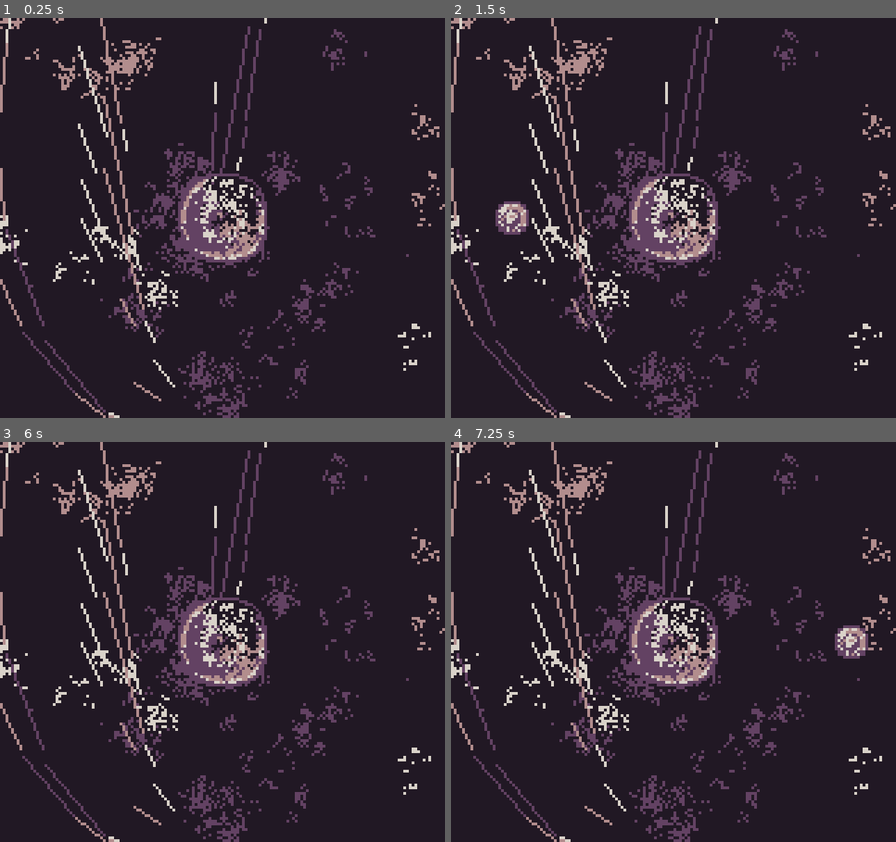
Above: before the commit, frames 1-4 (two rows, left to right).
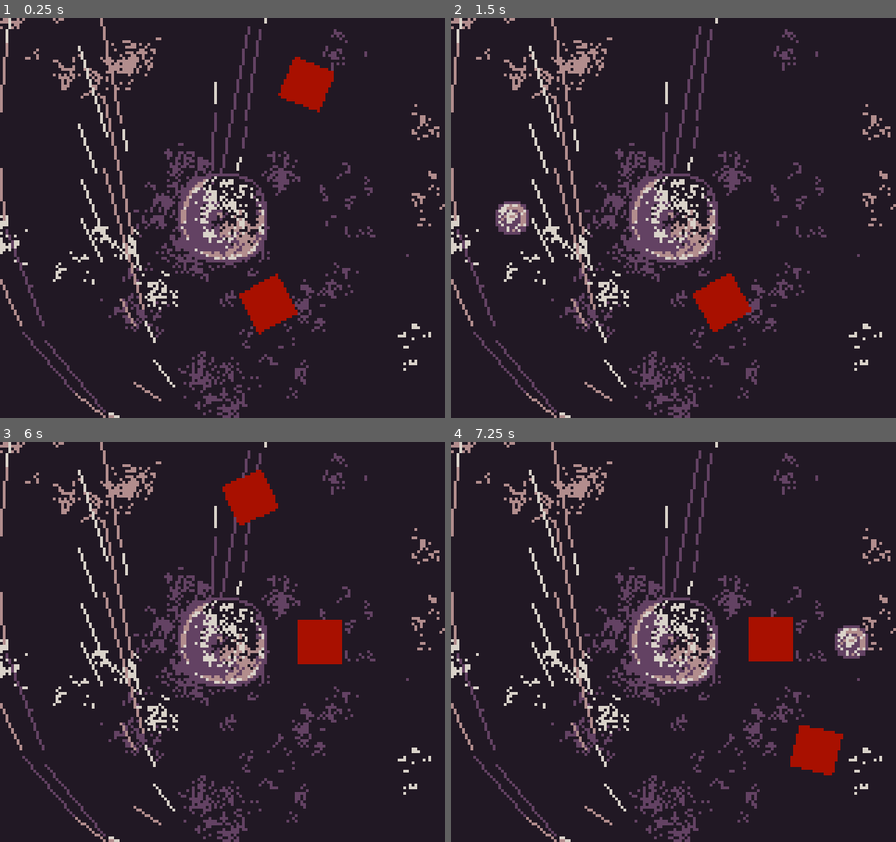
Above: after the commit, the same moments.

Repository: sym-z/gbjam-12
Game: Godot game, scene res://scenes/load_scene.tscn
Same seed, same stepped clock (60 frames per second), same inputs: the game is played once before the commit and once after it.
Inputs:
- Up to frame 1 (0.25 s): no input
- Up to frame 2 (1.5 s): tap Enter (START) at 0.5 s; hold D (DPAD-RIGHT) 0.53-1.28 s; tap L (A) at 0.6 s; tap K (B) at 0.8, 1.35 s; hold S (DPAD-DOWN) from 1.28 s (still down)
- Up to frame 3 (6 s): tap L (A) at 1.55, 2.1, 3.05, 4.55, 5.1 s; release S (DPAD-DOWN) at 2.03 s; hold D (DPAD-RIGHT) 2.03-2.78 s; tap K (B) at 2.3, 2.85, 3.8, 5.3, 5.85 s; hold W (DPAD-UP) 2.78-3.53 s; hold A (DPAD-LEFT) 3.53-5.03 s; tap Shift (SELECT) at 3.6 s; tap Enter (START) at 4.25, 4.35, 5, 5.75 s; hold S (DPAD-DOWN) 5.03-5.78 s; hold D (DPAD-RIGHT) from 5.78 s (still down)
- Up to frame 4 (7.25 s): tap L (A) at 6.05, 6.6 s; release D (DPAD-RIGHT) at 6.53 s; hold W (DPAD-UP) from 6.53 s (still down); tap K (B) at 6.8 s

The runs differ from the first frame. In frame 1, 2.2% of the frame differs, in the area x 53-75%, y 9-80%; in frame 2, 1.1%; in frame 3, 2.2%, in the area x 50-77%, y 6-56%; in frame 4, 2.2%.

Commit message:
New enemy types
Radial and Pathfollowing enemies added. No attacks have been programmed for them yet, not sure if I want to make them worth a ton of points and just leave, or if the player can die to them. I think I will make attacks for them, or have them deal eventual contact damage, especially in the Radial case.

Diff:
--- a/game-files/scenes/level_one.tscn
+++ b/game-files/scenes/level_one.tscn
@@ -1,9 +1,11 @@
-[gd_scene load_steps=6 format=3 uid="uid://d164o0t7vod04"]
+[gd_scene load_steps=9 format=3 uid="uid://d164o0t7vod04"]
 
 [ext_resource type="Script" path="res://scripts/level_one.gd" id="1_bmkg0"]
 [ext_resource type="Texture2D" uid="uid://doudup5mvad4r" path="res://sprites/placeholder-background.png" id="2_gsi3j"]
 [ext_resource type="PackedScene" uid="uid://cf6ar5dxqu7h2" path="res://scenes/goodguy.tscn" id="3_6i0ce"]
+[ext_resource type="PackedScene" uid="uid://0rxultecbvo7" path="res://scenes/worse_guy.tscn" id="5_cb4va"]
 [ext_resource type="Texture2D" uid="uid://drss4k4hdm2rj" path="res://sprites/dummy-enemy.png" id="5_cdm3v"]
+[ext_resource type="PackedScene" uid="uid://c2ajpu1p3djgq" path="res://scenes/radial_guy.tscn" id="6_p2mir"]
 
 [sub_resource type="SpriteFrames" id="SpriteFrames_s2qrt"]
 animations = [{
@@ -15,6 +17,12 @@
 "name": &"default",
 "speed": 5.0
 }]
+
+[sub_resource type="Curve2D" id="Curve2D_bbhxf"]
+_data = {
+"points": PackedVector2Array(2.91352, 6.62164, -2.91352, -6.62164, 90, 16.0869, 0, 0, 0, 0, 118, 23.3359, 0, 0, 0, 0, 132, 36.7984, 0, 0, 0, 0, 141, 69.9367, 0, 0, 0, 0, 131, 111.36, 0, 0, 0, 0, 110, 124.822, 0, 0, 0, 0, 69, 130, 0, 0, 0, 0, 38, 117.573, 0, 0, 0, 0, 29, 98.9328, -1.05946, 6.8572, 1.05946, -6.8572, 25, 69.9367, 0, 0, 0, 0, 32, 48.1897, 0, 0, 0, 0, 41, 31.6205, 0, 0, 0, 0, 54, 22.3003, 0, 0, 0, 0, 71, 16.0869, 0, 0, 0, 0, 90, 16.0869)
+}
+point_count = 15
 
 [node name="Level One" type="Node2D" node_paths=PackedStringArray("player", "Nmark", "Smark", "Emark", "Wmark", "spawn_clock")]
 script = ExtResource("1_bmkg0")
@@ -64,4 +72,15 @@
 [node name="Spawn Timer" type="Timer" parent="."]
 autostart = true
 
+[node name="Worse Guy Path" type="Path2D" parent="."]
+position = Vector2(-3.8147e-06, 4.46574)
+scale = Vector2(1, 0.965648)
+curve = SubResource("Curve2D_bbhxf")
+
+[node name="Worse Guy" parent="Worse Guy Path" instance=ExtResource("5_cb4va")]
+position = Vector2(90, 16.0869)
+rotation = -1.9853
+
+[node name="Radial Guy" parent="." instance=ExtResource("6_p2mir")]
+
 [connection signal="timeout" from="Spawn Timer" to="." method="_on_spawn_timer_timeout"]
--- /dev/null
+++ b/game-files/scenes/radial_guy.tscn
@@ -0,0 +1,32 @@
+[gd_scene load_steps=5 format=3 uid="uid://c2ajpu1p3djgq"]
+
+[ext_resource type="Texture2D" uid="uid://drss4k4hdm2rj" path="res://sprites/dummy-enemy.png" id="1_77bqn"]
+[ext_resource type="Script" path="res://scripts/radial_guy.gd" id="1_346tb"]
+
+[sub_resource type="SpriteFrames" id="SpriteFrames_bipq6"]
+animations = [{
+"frames": [{
+"duration": 1.0,
+"texture": ExtResource("1_77bqn")
+}],
+"loop": true,
+"name": &"default",
+"speed": 5.0
+}]
+
+[sub_resource type="RectangleShape2D" id="RectangleShape2D_ojjiy"]
+size = Vector2(16, 16)
+
+[node name="Radial Guy" type="Node2D" node_paths=PackedStringArray("body")]
+script = ExtResource("1_346tb")
+body = NodePath("Guy")
+
+[node name="Guy" type="Node2D" parent="."]
+
+[node name="AnimatedSprite2D" type="AnimatedSprite2D" parent="Guy"]
+sprite_frames = SubResource("SpriteFrames_bipq6")
+
+[node name="Hit Box" type="Area2D" parent="Guy" groups=["Enemies"]]
+
+[node name="CollisionShape2D" type="CollisionShape2D" parent="Guy/Hit Box"]
+shape = SubResource("RectangleShape2D_ojjiy")
--- /dev/null
+++ b/game-files/scenes/worse_guy.tscn
@@ -0,0 +1,29 @@
+[gd_scene load_steps=5 format=3 uid="uid://0rxultecbvo7"]
+
+[ext_resource type="Texture2D" uid="uid://drss4k4hdm2rj" path="res://sprites/dummy-enemy.png" id="1_05wgw"]
+[ext_resource type="Script" path="res://scripts/worse_guy.gd" id="1_gvq31"]
+
+[sub_resource type="SpriteFrames" id="SpriteFrames_pvh5r"]
+animations = [{
+"frames": [{
+"duration": 1.0,
+"texture": ExtResource("1_05wgw")
+}],
+"loop": true,
+"name": &"default",
+"speed": 5.0
+}]
+
+[sub_resource type="RectangleShape2D" id="RectangleShape2D_xaq4j"]
+size = Vector2(16, 16)
+
+[node name="Worse Guy" type="PathFollow2D"]
+script = ExtResource("1_gvq31")
+
+[node name="AnimatedSprite2D" type="AnimatedSprite2D" parent="."]
+sprite_frames = SubResource("SpriteFrames_pvh5r")
+
+[node name="Hit Box" type="Area2D" parent="." groups=["Enemies"]]
+
+[node name="CollisionShape2D" type="CollisionShape2D" parent="Hit Box"]
+shape = SubResource("RectangleShape2D_xaq4j")
--- a/game-files/scripts/level_one.gd
+++ b/game-files/scripts/level_one.gd
@@ -45,10 +45,10 @@
 	pass
 func position_actors():
 	### ASSIGN VALUES FOR POSITIONING ###
-	SCREENX = get_viewport_rect().size.x
-	SCREENY = get_viewport_rect().size.y
-	CENTERX = get_viewport_rect().size.x / 2
-	CENTERY = get_viewport_rect().size.y / 2
+	SCREENX = floor(get_viewport_rect().size.x)
+	SCREENY = floor(get_viewport_rect().size.y)
+	CENTERX = floor(get_viewport_rect().size.x / 2)
+	CENTERY = floor(get_viewport_rect().size.y / 2)
 
 	### CENTER PLAYER ###
 	player.position.y = CENTERY
--- /dev/null
+++ b/game-files/scripts/radial_guy.gd
@@ -0,0 +1,42 @@
+extends Node2D
+@export var speed : int = 5
+@export var direction : Vector2 = Vector2.ZERO
+### CIRCLING ENEMY ###
+# FOLLOWS SET CIRCULAR PATH
+# TODO: ATTACK PLAYER OR LEAVE
+
+@export var damage : int = 1
+@export var health : int = 1
+@export var score_value : int = 5
+@export var radius : int = 35
+# What is being rotated
+@export var body : Node2D
+
+func _ready():
+	### ASSIGN VALUES FOR POSITIONING ###
+	var CENTERX = get_viewport_rect().size.x / 2
+	var CENTERY = get_viewport_rect().size.y / 2
+	# Align Orbit
+	### USED THIS FOR HELP ###
+	### https://forum.godotengine.org/t/how-to-make-ideal-circle-path2d-in-simple-way/26750 ###
+	position = Vector2(CENTERX,CENTERY)
+	body.position = Vector2(radius, 0)
+
+	pass
+
+func _process(delta):
+	move(delta)
+
+func move(delta):
+	rotation += speed * delta
+
+func destroy(killed):
+	if(killed):
+		Globals.SCORE += score_value
+		print("Score: ", Globals.SCORE)
+	queue_free()
+
+func hurt(dam):
+	health -= dam
+	if health <= 0:
+		destroy(true)
--- /dev/null
+++ b/game-files/scripts/worse_guy.gd
@@ -0,0 +1,31 @@
+### PATH FOLLOWING ENEMY ###
+# REQUIRES A PARENT PATH2D NODE
+# FOLLOWS GIVEN PATH
+# TODO: ATTACK PLAYER OR LEAVE
+
+extends PathFollow2D
+@export var speed : int = 100
+@export var direction : Vector2 = Vector2.ZERO
+@export var damage : int = 1
+@export var health : int = 1
+@export var score_value : int = 5
+
+func _ready():
+	pass
+
+func _process(delta):
+	move(delta)
+
+func move(delta):
+	progress += speed * delta
+
+func destroy(killed):
+	if(killed):
+		Globals.SCORE += score_value
+		print("Score: ", Globals.SCORE)
+	queue_free()
+
+func hurt(dam):
+	health -= dam
+	if health <= 0:
+		destroy(true)
Not shown, changed: DESIGN.md
